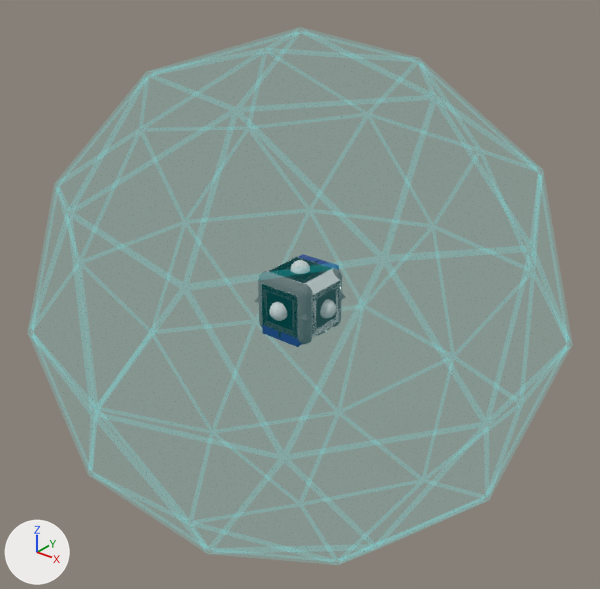
What one commit did to the Blender file Assets/Models/components.blend.
The view is the same before and after, from a 50 mm lens placed at (7.2, -9.01, 5.67), pointed at (-0.03, 0.02, 0.07). Every picture has the same lights, and +X, +Y and +Z are marked at lower left.

Objects in the first picture: 'Field'.
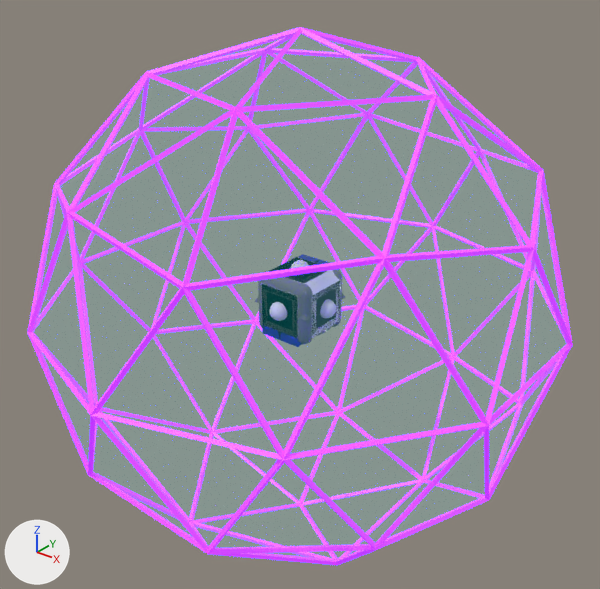
Boxes [x1, y1, x2, y2] around the edits, measured in the pictures (600 x 589 px):
part 1 of me_icosphere_003, recoloured (cyan to pink)
    both: [27, 27, 573, 565]

Edits to the bpy script that builds the scene:
```text
Change me_icosphere_003:
    where me_icosphere_003.from_pydata(...)  # 366 vertices, 560 faces; spans x -3.84..3.84, y -4.04..4.04, z -4.04..4.04
    used by ob_field; location = (0.0, 0.0, 0.0)
    me_icosphere_003 part 1: 480 of the faces centred in x -3.82..3.82, y -3.72..3.71, z -3.72..3.72 switch from mat_shield (cyan #00dfe7) to mat_all (pink #e066e7)
```
